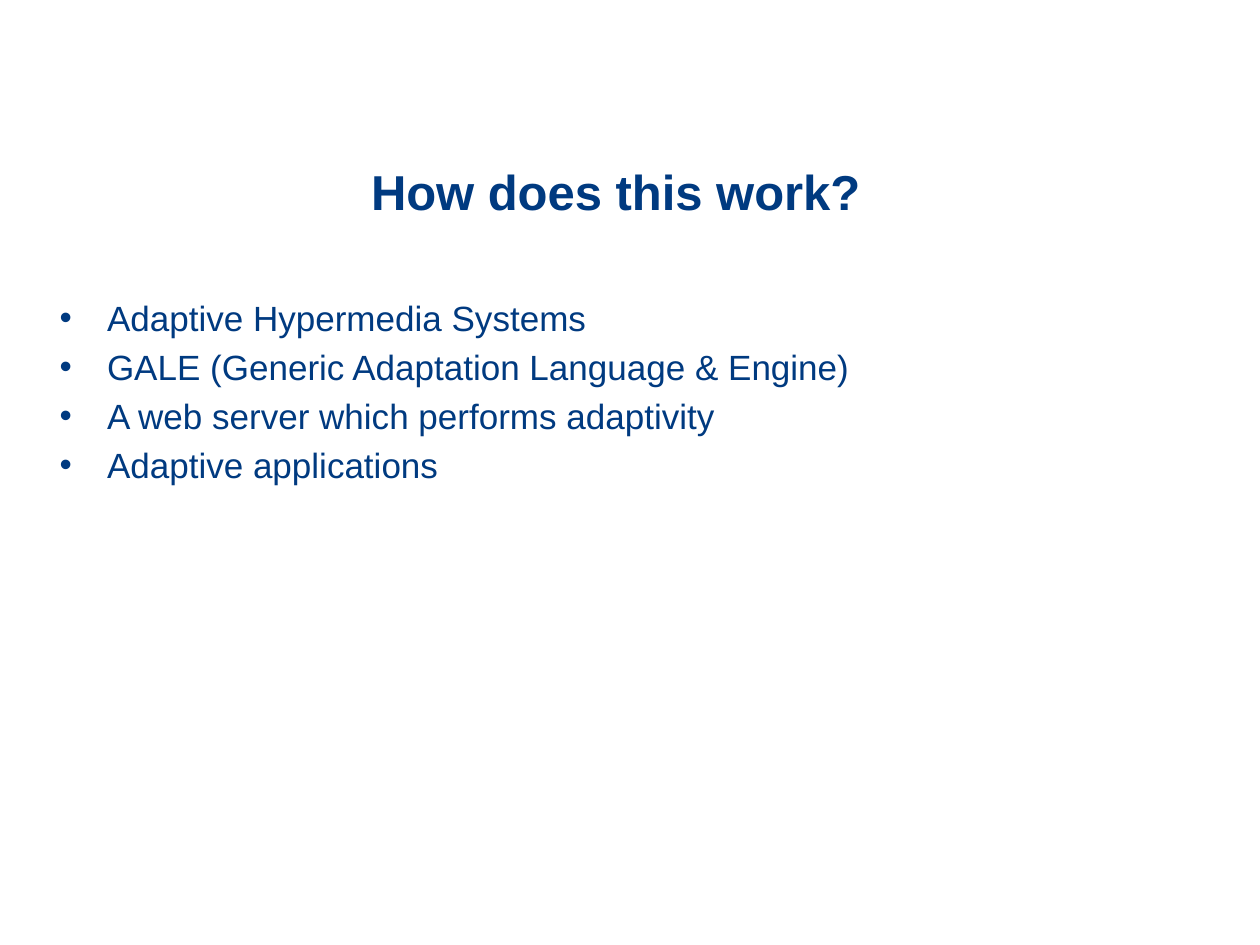
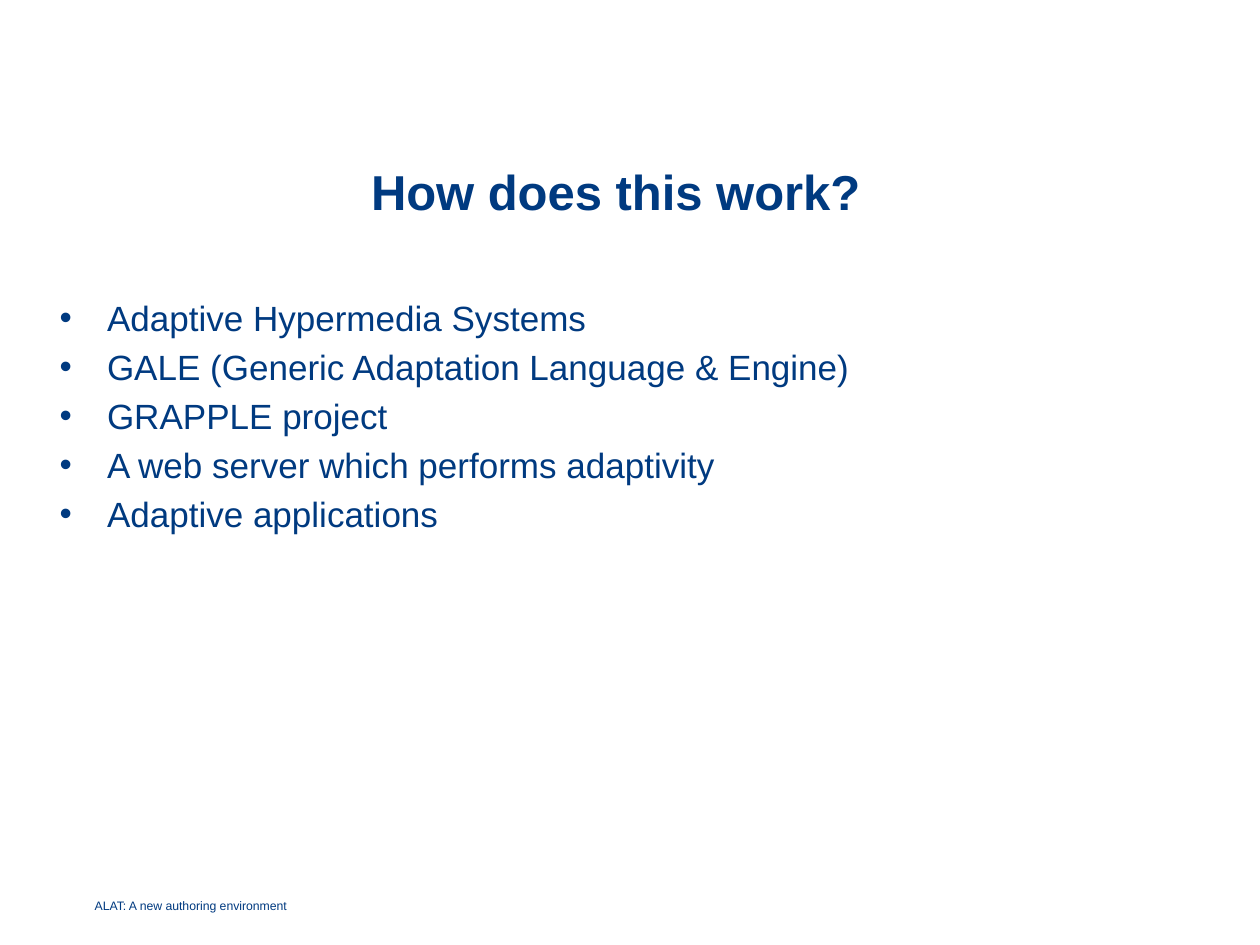
Before and after one commit to wottah/Thesis, a slide deck: slide 7 of Documents/School/Thesis docs/ALAT.pptx (slide 6 before the commit). Drawn at 1260x945 pixels with LibreOffice and Linux fonts; fonts in the diff are those of the drawing; background and template pictures are left out. Boxes give left, top, right and bottom in pixels: in the first picture for what was removed or moved away, otherwise in the second. Text is boxed around its words. In the diff, an @@ line names an element or a change of style, - is before the commit and + after.

```diff
--- a/Documents/School/Thesis docs/ALAT.pptx
+++ b/Documents/School/Thesis docs/ALAT.pptx
@@ text at box(107, 403, 387, 436): paragraph added @@
+• GRAPPLE project
@@ subtitle added at box(95, 901, 287, 913), 7 pt, text #003A80 @@
+ALAT: A new authoring environment
```
Also in this commit, not shown: 20 other slides changed, 6 slides added, 3 slides removed.
